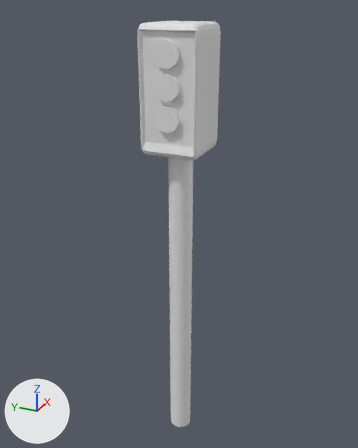
Two versions of the Blender file ampel/ampel.blend, one commit apart.
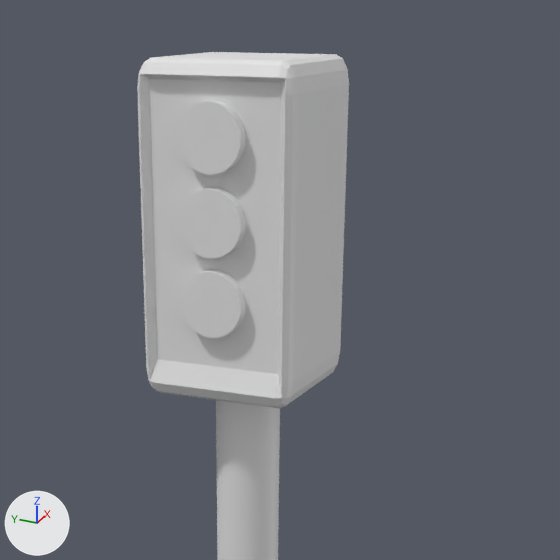
Each version is shown whole from a camera (50 mm lens) standing at (-11.07, -4.93, 7.09) and looking at (0.33, 0.2, 1.39), then close up on the part from 23% to 85% of the width and 0% to 49% of the height. Lighting does not change. The marker at lower left points along +X, +Y and +Z.
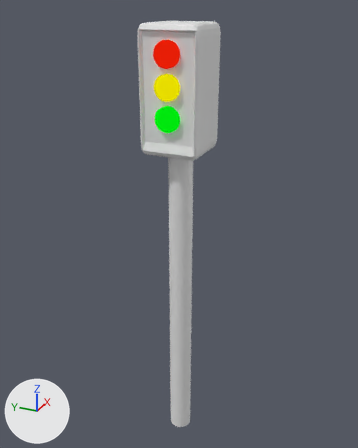
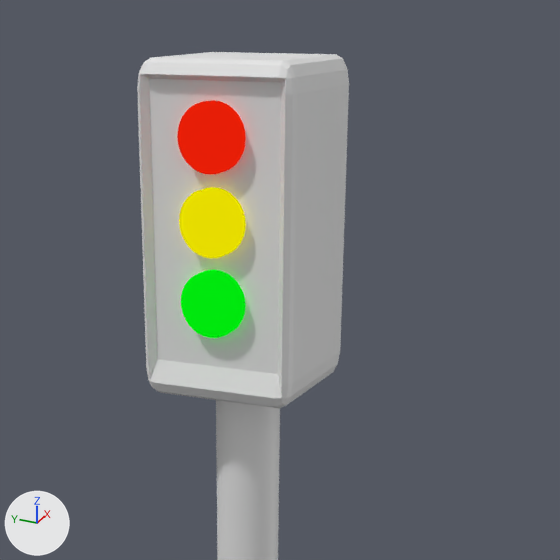
Boxes [x1, y1, x2, y2] around the edits, measured in the close-ups (560 x 560 px):
'Cylinder.001', recoloured (grey to red): [177, 100, 246, 175] in both
'Cylinder.003', recoloured (grey to yellow): [179, 187, 246, 258] in both
'Cylinder.002', recoloured (grey to green): [181, 270, 246, 338] in both

Patch to the scene script:
```diff
--- a/ampel/ampel.blend.py
+++ b/ampel/ampel.blend.py
@@ mat_material_001 @@
+mat_material_001 = bpy.data.materials.new('Material.001')
+# nodes: BsdfGlass, Emission, MixShader, OutputMaterial
+# colours: red #e71e07
@@ mat_material_003 @@
+mat_material_003 = bpy.data.materials.new('Material.003')
+# nodes: BsdfGlass, Emission, MixShader, OutputMaterial
+# colours: green #00e70d
@@ mat_material_002 @@
+mat_material_002 = bpy.data.materials.new('Material.002')
+# nodes: BsdfGlass, Emission, MixShader, OutputMaterial
+# colours: yellow #e7dd00
@@ me_cylinder_003 @@
 me_cylinder_003.from_pydata(...)  # 64 vertices, 34 faces; spans x 1.4..3.4, y -1.0..1.0, z -1.0..1.0
+me_cylinder_003.materials.append(mat_material_002)
@@ me_cylinder_002 @@
 me_cylinder_002.from_pydata(...)  # 64 vertices, 34 faces; spans x 3.8..5.8, y -1.0..1.0, z -1.0..1.0
+me_cylinder_002.materials.append(mat_material_003)
@@ me_cylinder_001 @@
 me_cylinder_001.from_pydata(...)  # 64 vertices, 34 faces; spans x -1.0..1.0, y -1.0..1.0, z -1.0..1.0
+me_cylinder_001.materials.append(mat_material_001)
```
